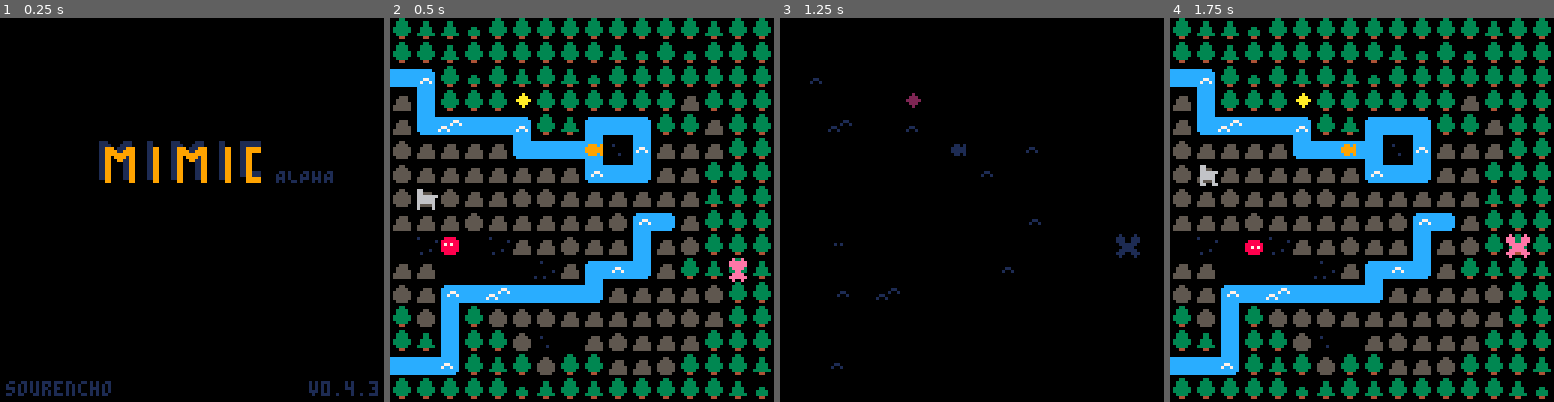
Above: before the commit, frames 1-4 (left to right).
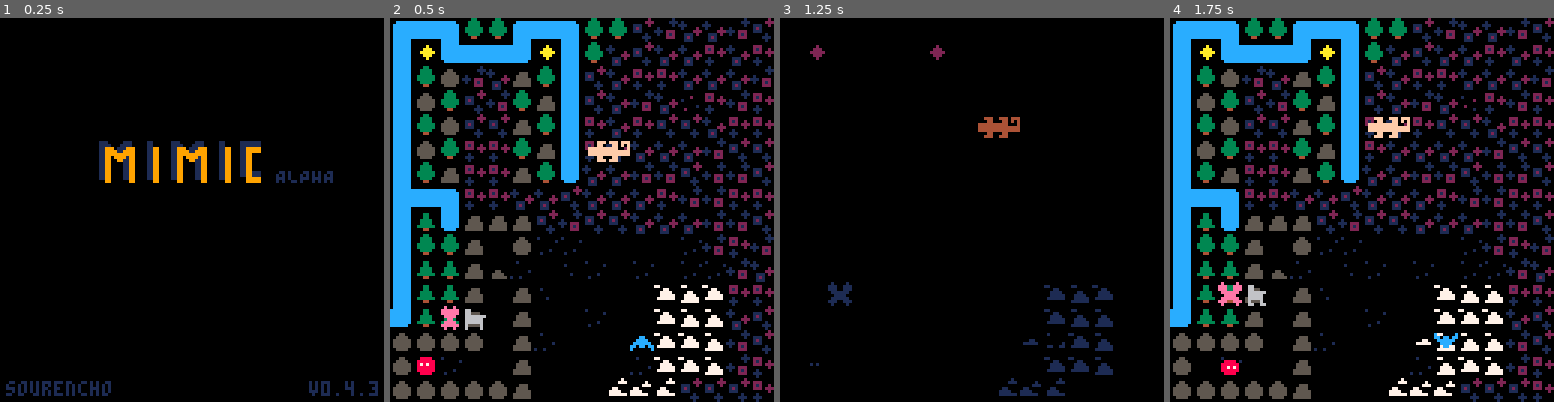
Above: after the commit, the same moments.

Repository: sourencho/mimic
Game: PICO-8 cartridge mimic.p8
Same seed, same stepped clock (60 frames per second), same inputs: the game is played once before the commit and once after it.
Inputs:
- Up to frame 1 (0.25 s): no input
- Up to frame 2 (0.5 s): tap X (X key) at 0.33 s
- Up to frame 3 (1.25 s): tap O (Z key) at 0.7 s; tap X (X key) at 1.07 s
- Up to frame 4 (1.75 s): hold Right from 1.6 s (still down); tap O (Z key) at 1.7 s

Frame 1 is identical in both runs. In frame 2, 52% of the frame differs, in the area x 0-100%, y 0-100%; in frame 3, 3.1%; in frame 4, 52%.

Commit message:
Working draft of big player turns into two small players

Diff:
--- a/mimic.p8
+++ b/mimic.p8
@@ -9,8 +9,8 @@
 -- DATA
 
 -- SETTINGS
-start_level = 2
-level_count = 14
+start_level = 14
+level_count = 15
 skip_tutorial = true
 skip_levels = {3, 5, 6, 8}
 
@@ -870,7 +870,7 @@
 
 function init_player(l)
     local player_pos = find_sprite(l, player_spr[1][1])
-    pl = make_actor(
+    local p = make_actor(
         player_pos,
         player_spr,
         {},
@@ -880,18 +880,23 @@
         {1,1},
         true,
         nil)
-    pl.t = 1;
-    add(actors, pl)
-    reset_player_pattern(pl)
+    p.t = 1;
+    add(actors, p)
+    reset_player_pattern(p)
 end
 
 function player_input()
-    if (btnp(0)) pl.delta.x = -1
-    if (btnp(1)) pl.delta.x = 1
-    if (btnp(2)) pl.delta.y = -1
-    if (btnp(3)) pl.delta.y = 1
+    for p in all(get_players()) do
+        if (btnp(0)) p.delta.x = -1
+        if (btnp(1)) p.delta.x = 1
+        if (btnp(2)) p.delta.y = -1
+        if (btnp(3)) p.delta.y = 1
+
+        -- prevent diagonal movement
+        if (p.delta.x != 0) p.delta.y = 0
+    end
     if (btnp(4) and debug_mode) then
-        -- transform_vfx(pl, 8, 20, 7)
+        -- debug cmd
     end
     if (btnp(5)) then
         if game.state == "splash" then
@@ -906,8 +911,6 @@
         end
     end
 
-    -- prevent diagonal movement
-    if (pl.delta.x != 0) pl.delta.y = 0
 end
 
 function reset_player_pattern(p)
@@ -926,7 +929,7 @@
             change_level += 1
         end
         sfx(11)
-        win_vfx(pl.pos)
+        win_vfx(p.pos)
         game.level_end_tick = game.tick
         return
     end
@@ -1116,12 +1119,12 @@
     local new_o1 = make_actor(
         a.pos,
         left.spr,
-        copy_pos_table(left.pattern),
+        {},
         copy_table(left.move_abilities),
         copy_table(left.push_abilities),
         "chimera",
         {1,1},
-        false,
+        true,
         left.spr_2,
         left.comp
     )
@@ -1129,15 +1132,20 @@
     local new_o2 = make_actor(
         v_addv(a.pos, {x=1, y=0}),
         right.spr,
-        copy_pos_table(right.pattern),
+        {},
         copy_table(right.move_abilities),
         copy_table(right.push_abilities),
         "chimera",
         {1,1},
-        false,
+        true,
         right.spr_2,
         right.comp
     )
+
+    new_o1.t = 1
+    new_o2.t = 1
+    reset_player_pattern(new_o1)
+    reset_player_pattern(new_o2)
 
     a.mimicked = true
     o1.mimicked = true
@@ -1309,25 +1317,25 @@
     return coords
 end
 
-function get_player_pattern_coords()
+function get_player_pattern_coords(p)
     local coords = {}
     for i=3,1,-1 do
-        local p_i = ((pl.t - i) % #pl.pattern) + 1
-        local pattern_move = pl.pattern[p_i]
+        local p_i = ((p.t - i) % #p.pattern) + 1
+        local pattern_move = p.pattern[p_i]
         add(coords, pattern_move)
     end
     return rev_pattern(coords)
 end
 
-function get_player_pattern_tile_coords()
+function get_player_pattern_tile_coords(p)
     local coords = {}
-    local loc = copy_pos(pl.pos)
-    for pattern_move in all(get_player_pattern_coords()) do
+    local loc = copy_pos(p.pos)
+    for pattern_move in all(get_player_pattern_coords(p)) do
         local new_loc = v_subv(loc, pattern_move)
         add(coords, new_loc)
         loc = new_loc
     end
-    add(coords, pl.pos)
+    add(coords, p.pos)
     return coords
 end
 
@@ -1497,19 +1505,21 @@
 -- heart pops up when you meet an animal
 function overlap_effects()
     for a in all(actors) do
-        if (not a.is_player) and
-           collides(get_body(pl), get_body(a)) then
-            local frame_len = #a.pattern - 1
-            local end_tick = game.tick + (4 * frame_len)
-            local heart = {
-                pos = {x = a.pos.x*8 + 4, y = a.pos.y*8 + 4},
-                col = 10,
-                draw_fn = draw_heart,
-                start_tick = game.tick,
-                end_tick = end_tick,
-                meta_data = {},
-            }
-            add(particles, heart)
+        for p in all(get_players()) do
+            if (not a.is_player) and
+               collides(get_body(p), get_body(a)) then
+                local frame_len = #a.pattern - 1
+                local end_tick = game.tick + (4 * frame_len)
+                local heart = {
+                    pos = {x = a.pos.x*8 + 4, y = a.pos.y*8 + 4},
+                    col = 10,
+                    draw_fn = draw_heart,
+                    start_tick = game.tick,
+                    end_tick = end_tick,
+                    meta_data = {},
+                }
+                add(particles, heart)
+            end
         end
     end
 end
@@ -1663,7 +1673,8 @@
         col = flr(row / 4)
     end
     draw_particles()
-    --draw_actor(pl)
+    pal({[8]=1})
+    draw_actor(get_players()[1])
 end
 
 function draw_level()
@@ -1758,7 +1769,7 @@
         else
             local p = players[1]
             -- "gota can't"
-            local explain_txt_animal = pl.display_name.." cannot"
+            local explain_txt_animal = p.display_name.." cannot"
             thick_print(explain_txt_animal, hcenter(explain_txt_animal), vcenter(explain_txt_animal) + 8, 9, 1)
 
             -- trees or ground
